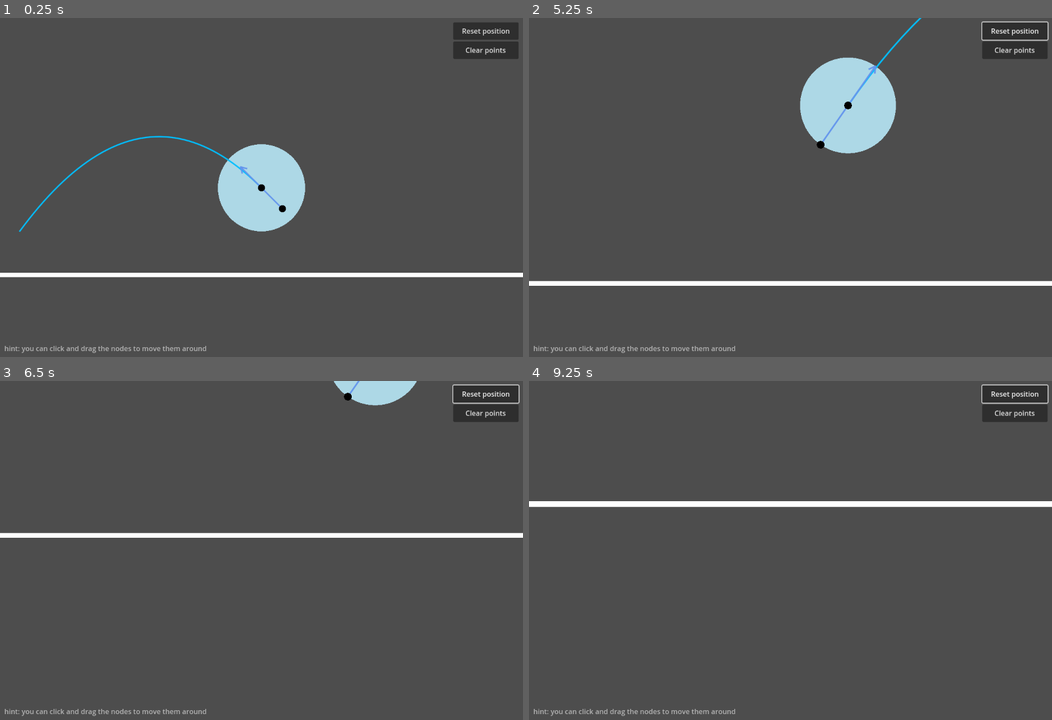
Above: before the commit, frames 1-4 (two rows, left to right).
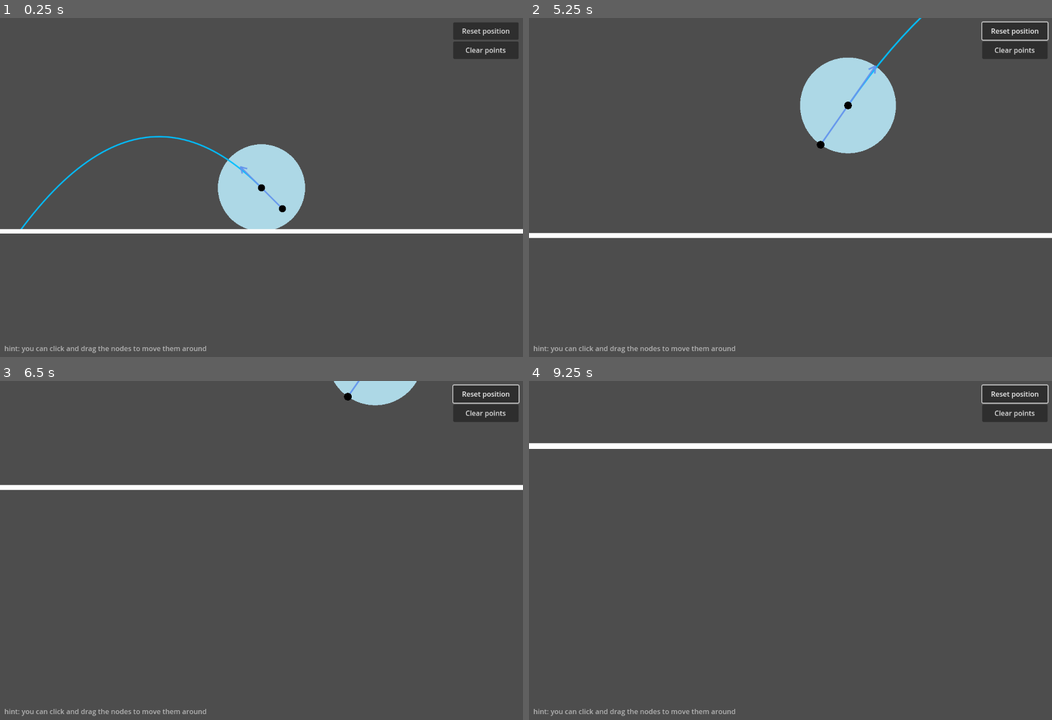
Above: after the commit, the same moments.

Repository: sihlecodes/projectile-motion-simulation
Game: Godot game, scene res://Main.tscn
The game is run twice, just before and just after one commit, with the same random seed, the same clock (stepped at 60 frames per second) and the same inputs.
Inputs (mouse positions are in pixels of both pictures, inside the frame that each line leads up to):
- Up to frame 1 (0.25 s): no input
- Up to frame 2 (5.25 s): click "Clear points" at 0.5 s; click "Clear points" at 1.25 s; click "Clear points" at 2 s; click "Reset position" at 2.75 s; drag from (790, 187) to (842, 112) at 3.52 s; drag from (863, 133) to (764, 255) at 4.27 s; move the mouse to (842, 112) at 5.02 s; hold Mouse wheel up (zoom_in) from 5.03 s (still down); click (842, 112) at 5.17 s
- Up to frame 3 (6.5 s): release Mouse wheel up (zoom_in) at 5.75 s; drag from (235, 618) to (292, 506) at 5.77 s
- Up to frame 4 (9.25 s): move the mouse to (947, 601) at 6.52 s; hold Mouse wheel up (zoom_in) 6.53-7.25 s; click (947, 601) at 6.67 s; drag from (633, 499) to (884, 381) at 7.27 s; move the mouse to (816, 550) at 8.02 s; hold Mouse wheel up (zoom_in) 8.03-8.75 s; click (816, 550) at 8.17 s; drag from (712, 465) to (685, 567) at 8.77 s

The runs differ from the first frame. In frame 1, 2.7% of the frame differs, in the area x 0-100%, y 62-77%; in frame 2, 3.1%; in frame 3, 3.1%; in frame 4, 3.5%, in the area x 0-100%, y 18-38%.

Commit message:
Fixed the y position clamp bug

Diff:
--- a/Main.tscn
+++ b/Main.tscn
@@ -18,7 +18,7 @@
 
 [node name="ground" type="Line2D" parent="."]
 position = Vector2(0, 100)
-points = PackedVector2Array(-600, 0, 600, 0)
+points = PackedVector2Array(-650, 0, 650, 0)
 script = ExtResource("2_vgwyk")
 
 [node name="camera" type="Camera2D" parent="."]
--- a/source/Ground.gd
+++ b/source/Ground.gd
@@ -2,9 +2,6 @@
 extends Line2D
 
 class_name Ground
-
-func _ready() -> void:
-	pass
 
 func _process(delta: float) -> void:
 	var camera = $"../camera"
@@ -12,7 +9,7 @@
 
 	var visible_size = window_size / camera.zoom
 
-	var start_point = Vector2(-visible_size.x/2 + camera.offset.x, position.y)
-	var end_point = Vector2(visible_size.x/2 + camera.offset.x, position.y)
+	var start_point = Vector2(-visible_size.x/2 + camera.offset.x, 0)
+	var end_point = Vector2(visible_size.x/2 + camera.offset.x, 0)
 
 	points = [start_point, end_point]
Not shown: 2 places in source/PathPoint.tscn that only renumber resources
Not shown: 2 places in source/PathRenderer.tscn that only renumber resources
